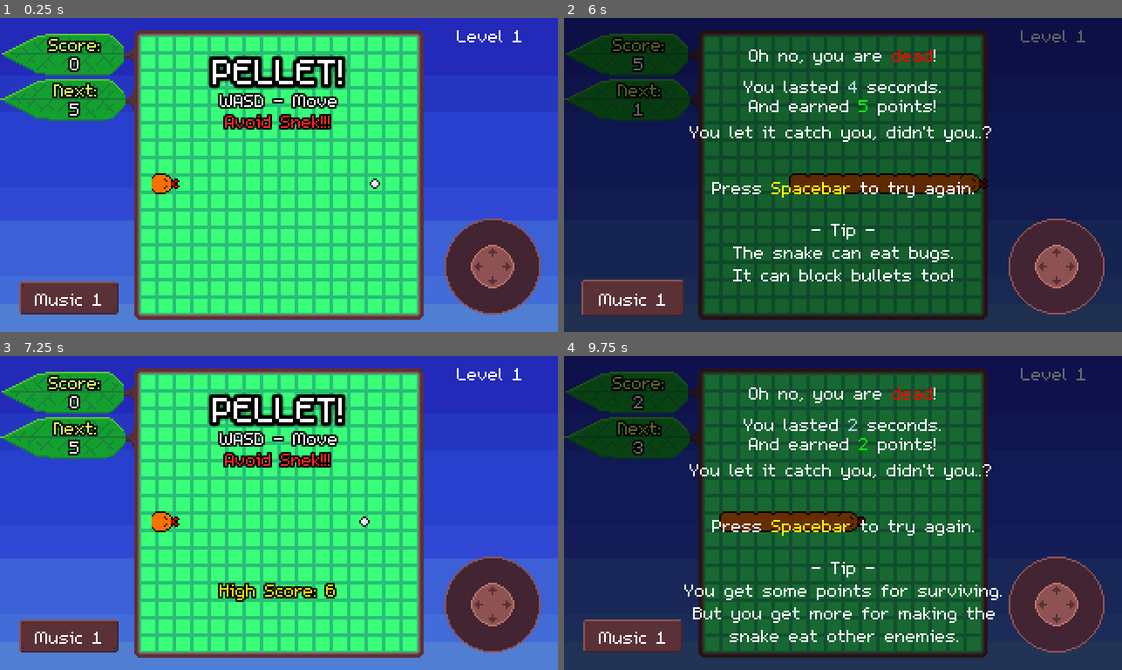
Above: before the commit, frames 1-4 (two rows, left to right).
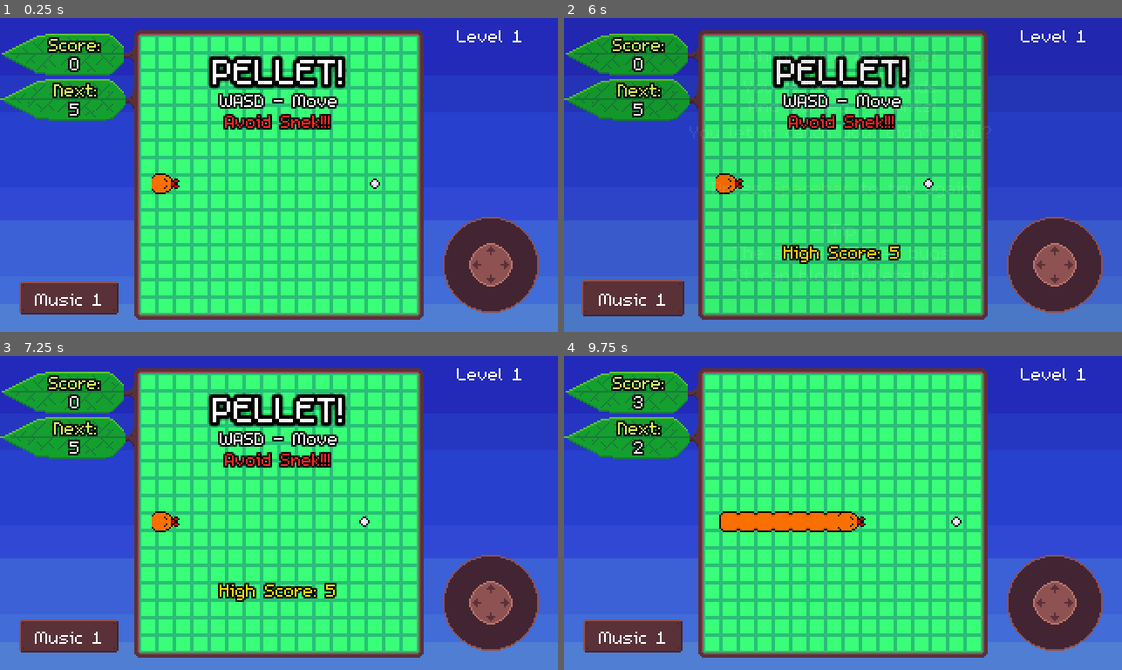
Above: after the commit, the same moments.

Repository: bdunko/Pellet
Game: Godot game, scene res://main.tscn
Same seed, same stepped clock (60 frames per second), same inputs: the game is played once before the commit and once after it.
Inputs (mouse positions are in pixels of both pictures, inside the frame that each line leads up to):
- Up to frame 1 (0.25 s): no input
- Up to frame 2 (6 s): tap Enter at 0.5 s; move the mouse to (965, 159) at 0.52 s; hold D (right) 0.53-1.25 s; tap U (unlock) at 0.6 s; click (965, 159) at 0.67 s; click "Music 1" at 1.25 s; click "Music 2" at 2 s; click "Music 3" at 2.75 s; click "Music 4" at 3.5 s; click "Music 5" at 4.25 s; click "Music 6" at 5 s; click "Music Off" at 5.75 s
- Up to frame 3 (7.25 s): tap Space (reset) at 6.5 s; drag from (167, 528) to (412, 522) at 6.52 s
- Up to frame 4 (9.75 s): tap Space (reset) at 7.25 s; move the mouse to (898, 443) at 7.27 s; hold D (right) 7.28-8 s; tap U (unlock) at 7.35, 8.85 s; click (898, 443) at 7.42 s; drag from (815, 575) to (764, 522) at 8.02 s; move the mouse to (1010, 560) at 8.77 s; hold A (left) 8.78-9.5 s; click (1010, 560) at 8.92 s; drag from (675, 465) to (854, 522) at 9.52 s

The runs differ from the first frame. In frame 1, 0.8% of the frame differs, in the area x 79-97%, y 63-95%; in frame 2, 93%; in frame 3, 0.8%; in frame 4, 94%, in the area x 0-100%, y 0-100%.

Commit message:
Android export first attempt

Diff:
--- a/main.tscn
+++ b/main.tscn
@@ -101,12 +101,13 @@
 
 [node name="Virtual Joystick" parent="UI" instance=ExtResource("37_xkuap")]
 z_index = 4096
-offset_left = 221.0
-offset_top = -96.0
-offset_right = 344.0
-offset_bottom = 21.0
-deadzone_size = 0.0
-clampzone_size = 24.0
+offset_left = 251.0
+offset_top = -69.0
+offset_right = 311.0
+offset_bottom = -9.0
+deadzone_size = 1.0
+clampzone_size = 5.0
+joystick_mode = 1
 action_left = "left"
 action_right = "right"
 action_up = "up"
--- a/project.godot
+++ b/project.godot
@@ -10,7 +10,7 @@
 
 [application]
 
-config/name="gmtk-game-jam-2023"
+config/name="Pellet"
 run/main_scene="res://main.tscn"
 config/features=PackedStringArray("4.0", "Forward Plus")
 config/icon="res://icon.svg"
@@ -62,6 +62,7 @@
 reset={
 "deadzone": 0.5,
 "events": [Object(InputEventKey,"resource_local_to_scene":false,"resource_name":"","device":-1,"window_id":0,"alt_pressed":false,"shift_pressed":false,"ctrl_pressed":false,"meta_pressed":false,"pressed":false,"keycode":0,"physical_keycode":32,"key_label":0,"unicode":32,"echo":false,"script":null)
+, Object(InputEventMouseButton,"resource_local_to_scene":false,"resource_name":"","device":-1,"window_id":0,"alt_pressed":false,"shift_pressed":false,"ctrl_pressed":false,"meta_pressed":false,"button_mask":0,"position":Vector2(0, 0),"global_position":Vector2(0, 0),"factor":1.0,"button_index":1,"pressed":false,"double_click":false,"script":null)
 ]
 }
 unlock={
@@ -87,4 +88,5 @@
 
 [rendering]
 
+textures/vram_compression/import_etc2_astc=true
 textures/canvas_textures/default_texture_filter=0
Not shown, changed: export_presets.cfg
Not shown, changed: .gitignore
